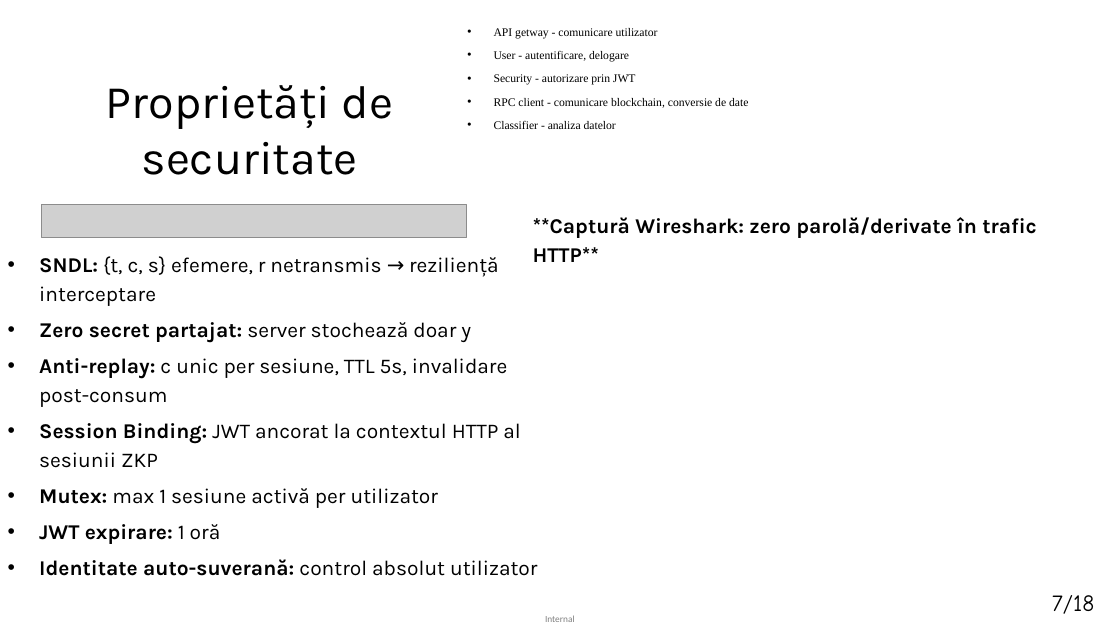
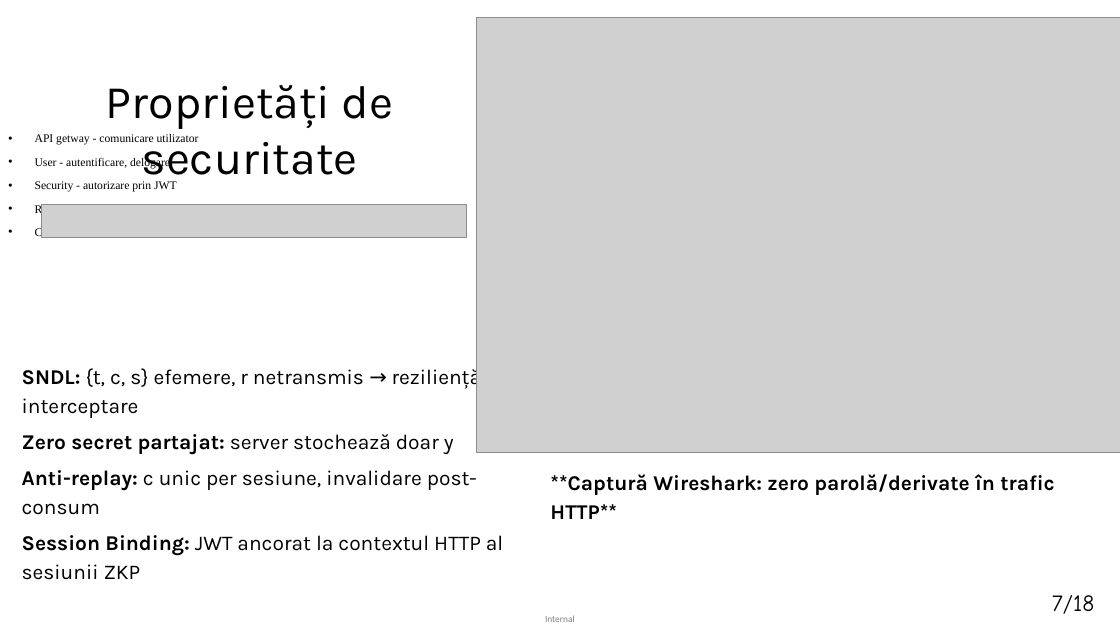
Before and after one commit to matei-rares-a/acas, a slide deck: slide 11 of docs/prezentare/current_draft/disertatie_matei_rares_prezentare_main.pptx. Drawn at 1120x630 pixels with LibreOffice and Linux fonts; fonts in the diff are those of the drawing; grey boxes stand for pictures. Boxes give left, top, right and bottom in pixels: in the first picture for what was removed or moved away, otherwise in the second. Text is boxed around its words. In the diff, an @@ line names an element or a change of style, - is before the commit and + after.

```diff
--- a/docs/prezentare/current_draft/disertatie_matei_rares_prezentare_main.pptx
+++ b/docs/prezentare/current_draft/disertatie_matei_rares_prezentare_main.pptx
@@ picture added at box(477, 18, 1120, 453) @@
@@ text "API getway - comunicare utilizator" rewrapped from box(494, 28, 748, 129) to box(35, 134, 289, 239) @@
@@ text "SNDL: {t, c, s} efemere, ...": place and size @@
-text "SNDL: {t, c, s} efemere, ..." at box(39, 256, 537, 576)
+text "SNDL: {t, c, s} efemere, ..." at box(22, 365, 503, 580)
@@ text at box(22, 470, 477, 515): text changed @@
-• Anti-replay: c unic per sesiune, TTL 5s, invalidare post-consum
+• Anti-replay: c unic per sesiune, invalidare post-consum
@@ text "**Captură Wireshark: zero parolă/derivate în ...": place and size @@
-text "**Captură Wireshark: zero parolă/derivate în ..." at box(533, 217, 1036, 262)
+text "**Captură Wireshark: zero parolă/derivate în ..." at box(550, 474, 1054, 519)
@@ text at box(39, 488, 537, 576): paragraphs removed @@
-• Mutex: max 1 sesiune activă per utilizator
-• JWT expirare: 1 oră
-• Identitate auto-suverană: control absolut utilizator
```
Also in this commit, not shown: 7 other slides changed, 6 other files.
